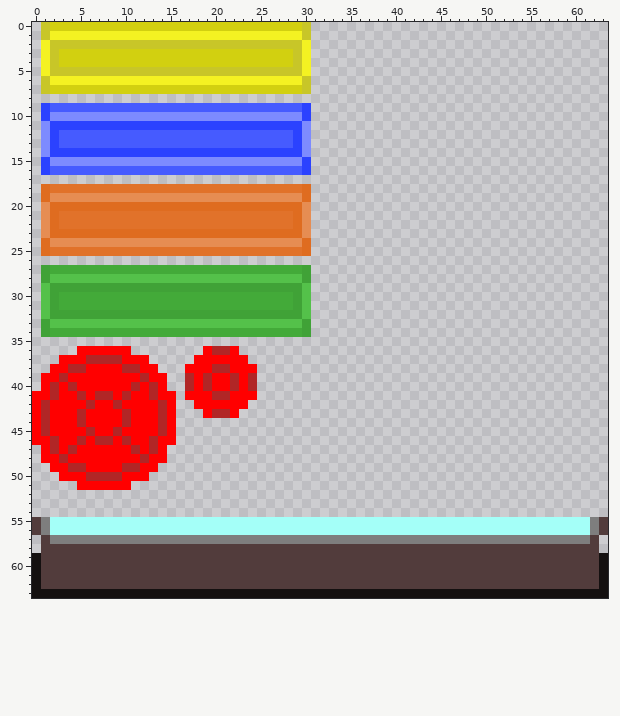
Pixel-art sprite -- Breakout/images/breakouttextures.png. That is the earlier state.
The file is 64x64 pixels.
The result:
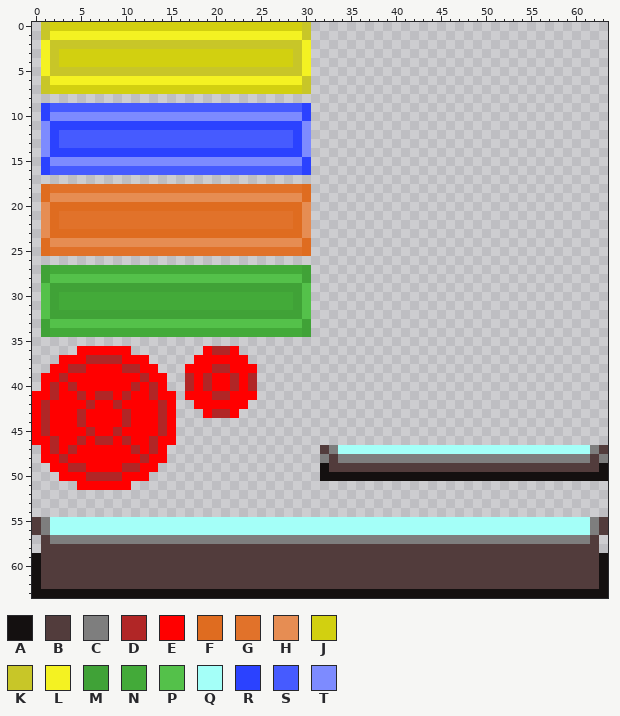
Palette (. is transparent): A #141010  B #523c3c  C #7e7e7e  D #b12626  E #ff0000  F #df6c20  G #e1722a  H #e68d53  J #d2d010  K #c8c628  L #f4f222  M #40a237  N #43aa39  P #54c14a  Q #a4fff8  R #2b42ff  S #465bff  T #7d8bff
Difference:
{"y":47,"x":32,"old":"................................","new":"BCQQQQQQQQQQQQQQQQQQQQQQQQQQQQCB"}
{"y":48,"x":32,"old":"................................","new":"CBCCCCCCCCCCCCCCCCCCCCCCCCCCCCBC"}
{"y":49,"x":32,"old":"................................","new":"ABBBBBBBBBBBBBBBBBBBBBBBBBBBBBBA"}
{"y":50,"x":32,"old":"................................","new":"AAAAAAAAAAAAAAAAAAAAAAAAAAAAAAAA"}
{"label":"added","picture_box":[320,445,608,481]}
